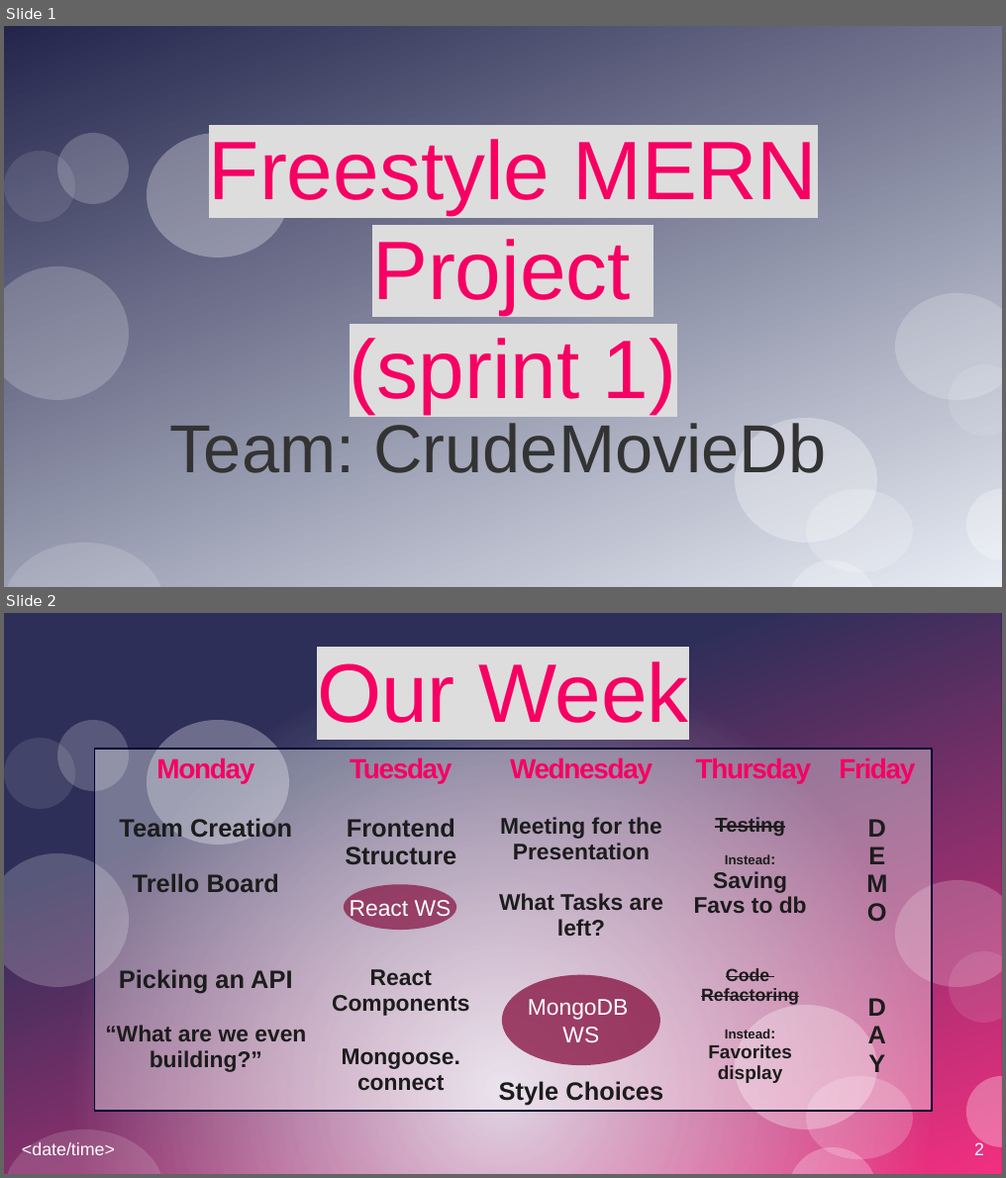
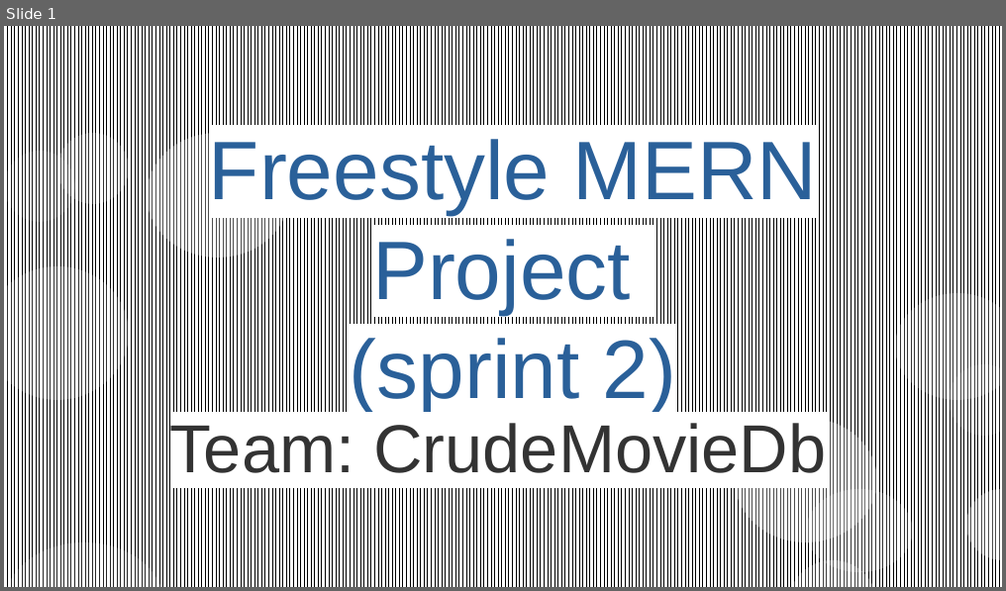
Before and after one commit to CodecoolGlobal/freestyle-mern-project-react-lillitaz, a slide deck: präsentation/CrudeMovieDb-PP.odp. Shown one above the other, each under a label of ours: slides 1 and 2 before the commit, slide 1 after it. The pictures are 1006x1178 and 1006x591 pixels, drawn with LibreOffice and Linux fonts; fonts in the diff are those of the drawing. Boxes give left, top, right and bottom in pixels: in the first picture for what was removed or moved away, otherwise in the second. Text is boxed around its words. In the diff, an @@ line names an element or a change of style, - is before the commit and + after.

```diff
--- a/präsentation/CrudeMovieDb-PP.odp
+++ b/präsentation/CrudeMovieDb-PP.odp
@@ slide 2 removed at [4, 613, 1002, 1174], background #FFFFFF; not listed: 10 template elements that a slide beside it also shows @@
@@ rectangle removed at [4, 613, 1002, 1174] @@
@@ rectangle removed at [4, 613, 1001, 1174] @@
@@ title removed at [317, 662, 689, 723] @@
-Our Week
@@ ellipse removed at [148, 720, 289, 845] @@
@@ rectangle removed at [94, 749, 933, 1111] @@
@@ table removed at [94, 749, 933, 1155], 3 rows, 5 columns @@
-Monday | Tuesday | Wednesday | Thursday | Friday
-Team Creation / Trello Board | Frontend Structure | Meeting for the Presentation / What Tasks are left? | Testing / Instead: / Saving Favs to db | D / E / M / O
-Picking an API / “What are we even building?” | React Components / Mongoose. / connect | Style Choices | Code / Refactoring / Instead: / Favorites display | D / A / Y
@@ ellipse removed at [344, 884, 456, 930] @@
-React WS
@@ ellipse removed at [502, 975, 660, 1065] @@
-MongoDB
-WS
@@ text removed at [22, 1143, 115, 1156] @@
-<date/time>
@@ page number removed at [974, 1143, 984, 1156] @@
-2
@@ slide 1 changed as well @@
@@ rectangle at [4, 26, 1002, 587]: fill gradient #23254C to #E8ECF4 to pattern #000000 on #FFFFFF @@
@@ title at [209, 139, 818, 412]: text changed; text colour #F60063 to #2A6099 @@
-Freestyle MERN Project
-(sprint 1)
+Freestyle MERN Project
+(sprint 2)
@@ subtitle "Team: CrudeMovieDb" at [170, 423, 826, 473]: highlight none to #FFFFFF @@
```
Also in this commit, not shown: 2 other slides changed, 4 slides added, 2 other slides removed, 2 other files.
